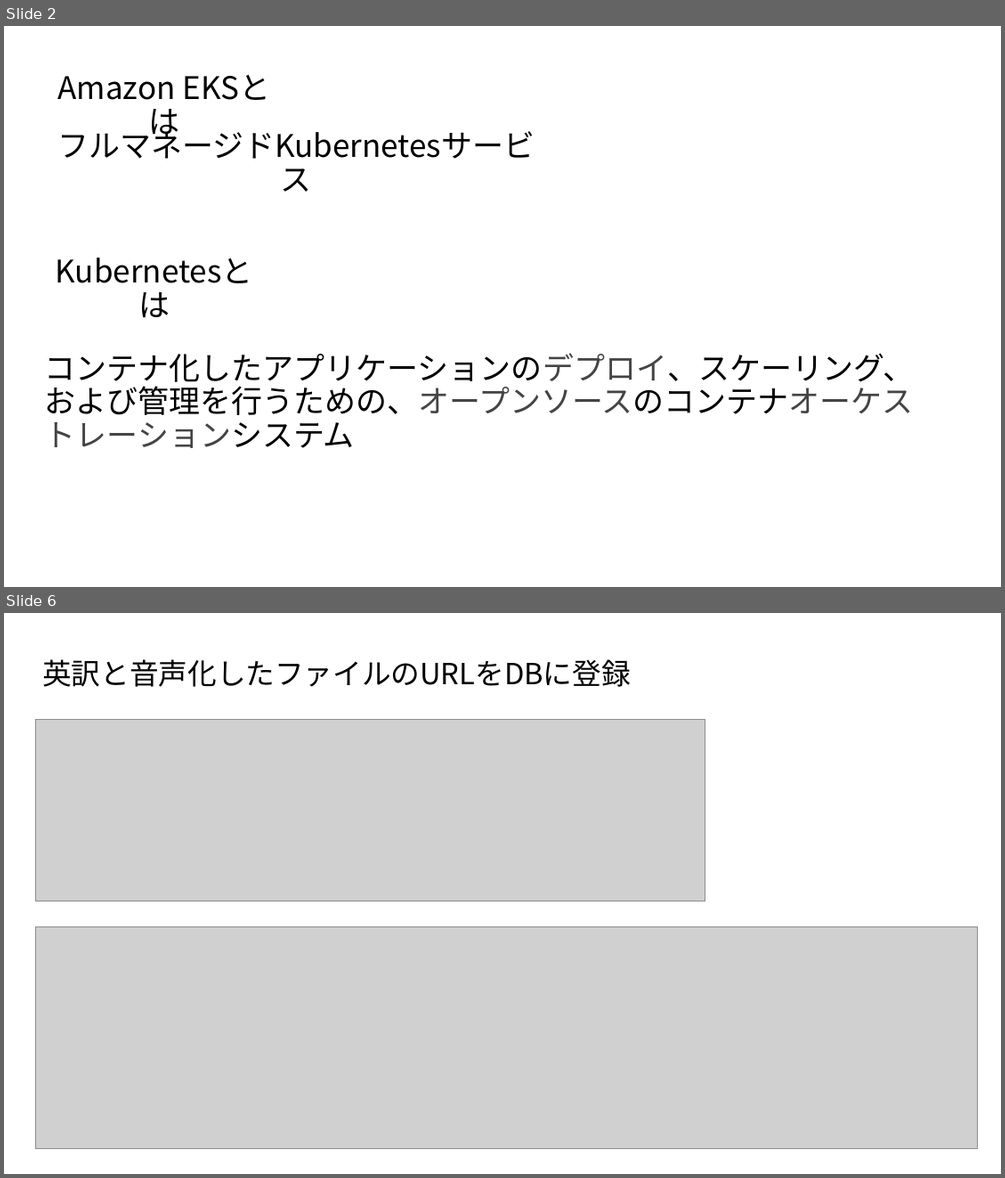
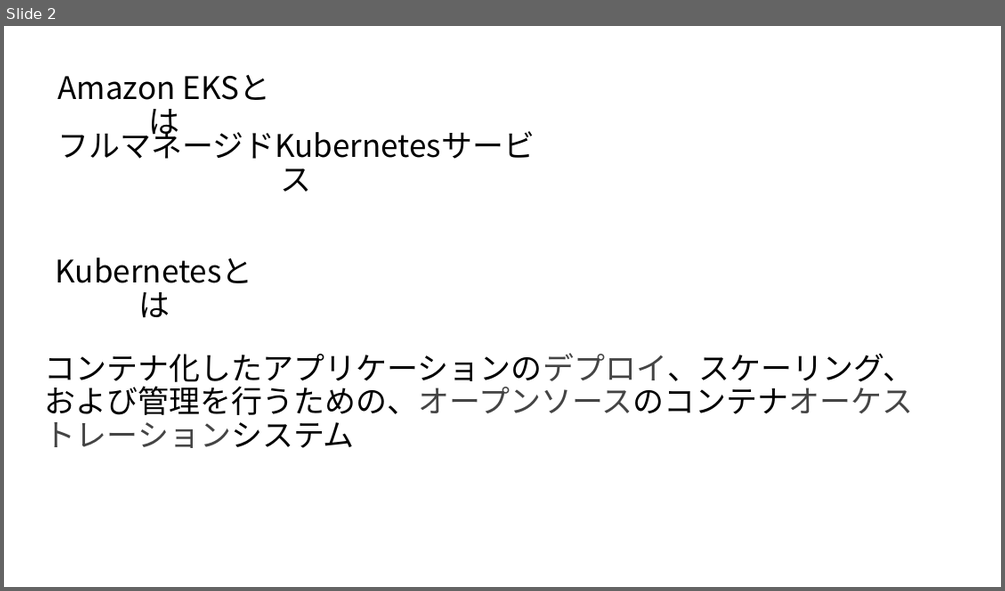
Before and after one commit to TokushigeJunya/test, a slide deck: AmazonEKS入門.pptx. Shown one above the other, each under a label of ours: slides 2 and 6 before the commit, slide 2 after it; the slides between them are not shown. The pictures are 1005x1178 and 1005x591 pixels, drawn with LibreOffice and Linux fonts; fonts in the diff are those of the drawing; grey boxes stand for pictures. Boxes give left, top, right and bottom in pixels: in the first picture for what was removed or moved away, otherwise in the second. Text is boxed around its words. In the diff, an @@ line names an element or a change of style, - is before the commit and + after.

```diff
--- a/AmazonEKS入門.pptx
+++ b/AmazonEKS入門.pptx
@@ slide 6 removed at (x1=4, y1=613, x2=1001, y2=1174), background #FFFFFF @@
@@ text removed at (x1=42, y1=659, x2=630, y2=687) @@
-英訳と音声化したファイルのURLをDBに登録
@@ picture removed at (x1=35, y1=720, x2=705, y2=901) @@
@@ picture removed at (x1=35, y1=926, x2=978, y2=1148) @@
```
Also in this commit, not shown: 1 slide changed, 14 slides added, 15 other slides removed.
